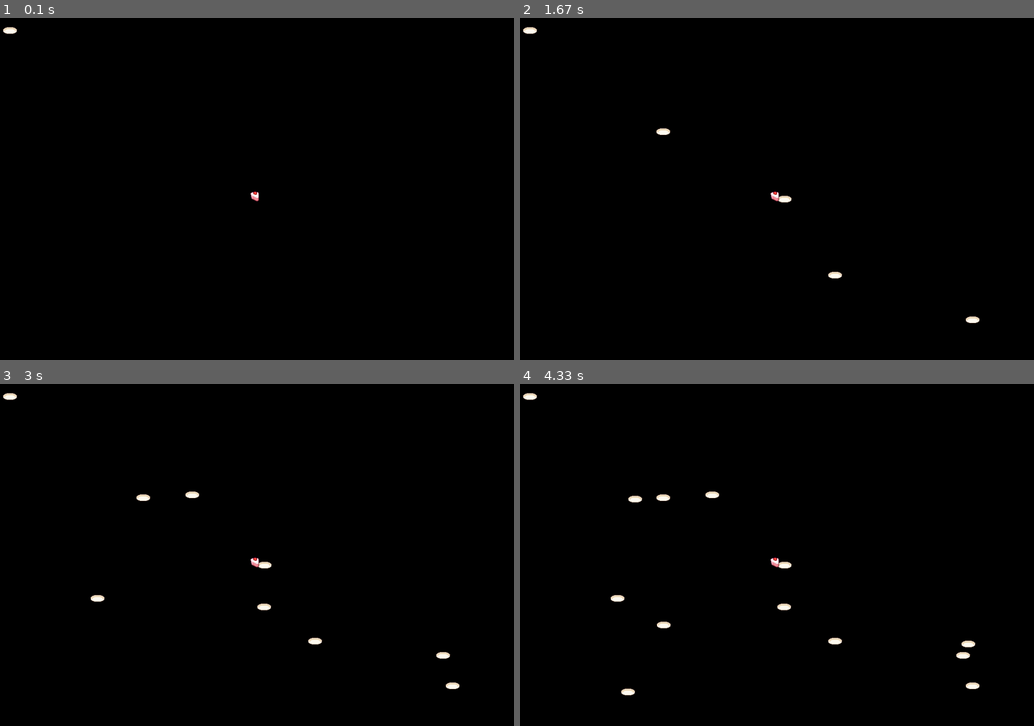
Above: before the commit, frames 1-4 (two rows, left to right).
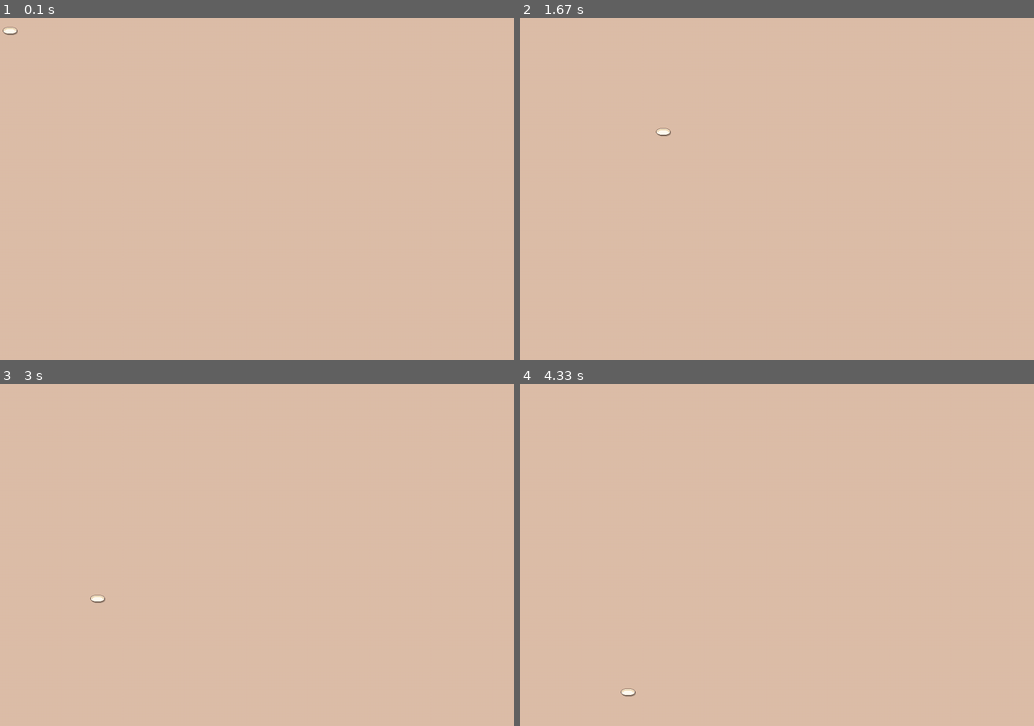
Above: after the commit, the same moments.

Repository: thinkercat/NSI
Game: pygame game, started from PyGame/MyGame/game.py
Two runs of this game, one before a commit and one after it. Both use one fixed random seed, a clock stepped at 60 frames per second and the inputs below.
Inputs (mouse positions are in pixels of both pictures, inside the frame that each line leads up to):
- Up to frame 1 (0.1 s): no input
- Up to frame 2 (1.67 s): click (777, 189) at 0.38 s; click (828, 264) at 0.72 s; click (967, 308) at 1.05 s; click (653, 120) at 1.38 s
- Up to frame 3 (3 s): click (257, 596) at 1.72 s; click (185, 483) at 2.05 s; click (436, 643) at 2.38 s; click (87, 589) at 2.72 s
- Up to frame 4 (4.33 s): click (627, 490) at 3.05 s; click (653, 616) at 3.38 s; click (962, 633) at 3.72 s; click (617, 681) at 4.05 s

The runs differ from the first frame. In frame 1, 100% of the frame differs, in the area x 0-100%, y 0-100%; in frame 2, 100%; in frame 3, 100%; in frame 4, 100%.

Commit message:
UPDATE game.py

Diff:
--- a/PyGame/MyGame/game.py
+++ b/PyGame/MyGame/game.py
@@ -40,8 +40,8 @@
 
 run = True
 while run: #Tant que run = true le jeu marche
-    # screen.fill([221, 190, 169])
-    screen.blit(strawberrycake,(520,360))
+    screen.fill([221, 190, 169])
+
     MousePosition = pg.mouse.get_pos()
     screen.blit(dish,MousePosition)
 
